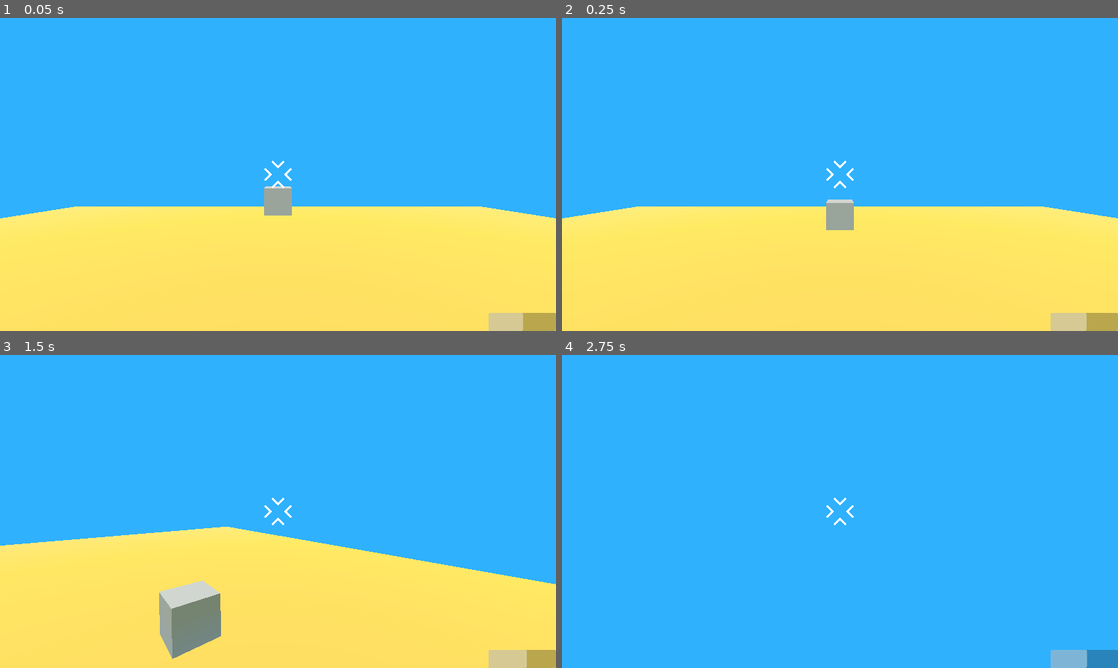
Above: before the commit, frames 1-4 (two rows, left to right).
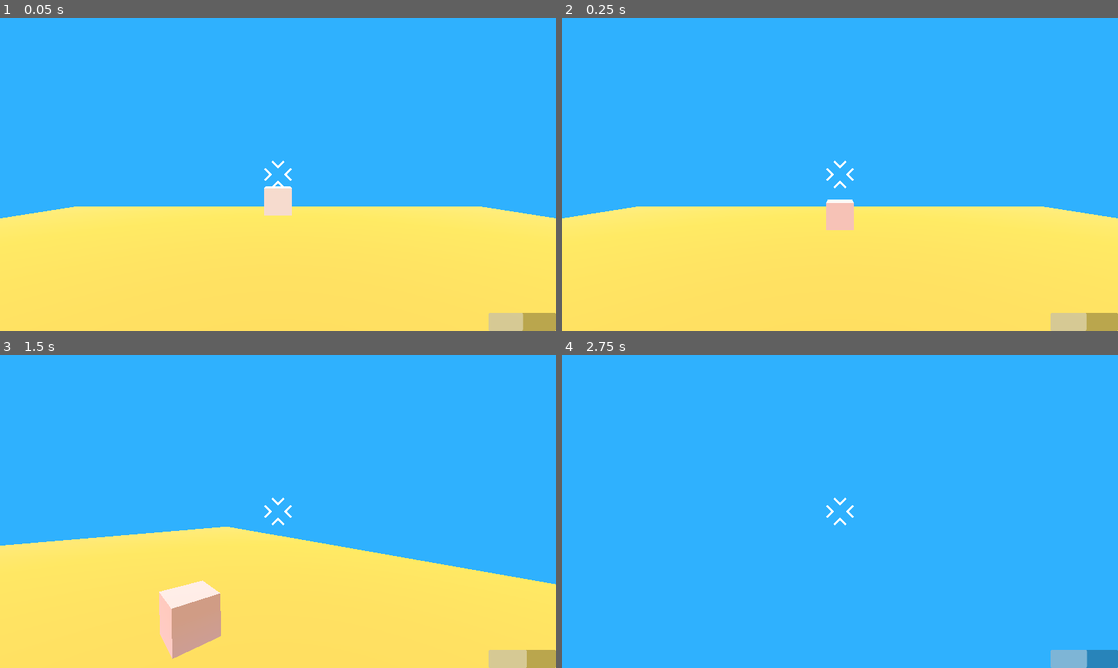
Above: after the commit, the same moments.

Repository: TheShadowfun/StoneX
Game: Godot game, scene res://game.tscn
Two runs of this game, one before a commit and one after it. Both use one fixed random seed, a clock stepped at 60 frames per second and the inputs below.
Inputs (mouse positions are in pixels of both pictures, inside the frame that each line leads up to):
- Up to frame 1 (0.05 s): no input
- Up to frame 2 (0.25 s): no input
- Up to frame 3 (1.5 s): tap Enter (ui_accept) at 0.5, 0.8, 1.35 s; move the mouse to (305, 511) at 0.52 s; hold W (move_forward) from 0.53 s (still down); click (305, 511) at 0.6 s; tap Space (jump) at 0.77 s; move the mouse to (250, 511) at 1.27 s
- Up to frame 4 (2.75 s): keep holding W (move_forward); tap Space (jump) at 1.52 s; click (812, 511) at 1.55 s; move the mouse to (851, 505) at 2.02 s; click (851, 505) at 2.1 s; tap Enter (ui_accept) at 2.3 s

The runs differ from the first frame. In frame 1, 0.5% of the frame differs, in the area x 47-53%, y 53-64%; in frame 2, 0.5%; in frame 3, 2.1%, in the area x 28-40%, y 72-98%; in frame 4, nothing differs.

Commit message:
Added functionilty to delete things upon button press, added highlights to movables

Diff:
--- /dev/null
+++ b/add_to_button_group.gd
@@ -0,0 +1,11 @@
+extends RigidBody3D
+
+@onready var player = %Player
+
+func _ready() -> void:
+	add_to_group("button")
+	if player.has_signal("sun_level_changed"):
+		player.connect("button_pressed", Callable(self, "interact"))
+
+func interact():
+	queue_free()
--- /dev/null
+++ b/add_to_movable_group.gd
@@ -0,0 +1,69 @@
+extends RigidBody3D
+
+@onready var timer = $Timer
+@export var pulse_speed: float = 1.75
+@export var pulse_intensity: float = 0.5
+@export var base_color: Color = Color(1.0, 1.0, 1.0, 1.0)
+@export var glow_color: Color = Color(1.0, 0.3, 0.3, 1.0)
+
+var _is_glowing: bool = false
+var _time: float = 0.0
+var _original_materials = []
+var _material_overrides = []
+
+func _ready():
+	add_to_group("movable")
+	# Store original materials for all mesh instances
+	if !has_node("Timer"):
+		timer = Timer.new()
+		timer.name = "Timer"
+		add_child(timer)
+
+	for child in get_children():
+		if child is MeshInstance3D:
+			var mesh_instance = child as MeshInstance3D
+			_original_materials.append(mesh_instance.get_surface_override_material(0))
+
+			# Create material override for glowing
+			var material = mesh_instance.get_surface_override_material(0)
+			if material == null:
+				material = StandardMaterial3D.new()
+
+			var glow_material = material.duplicate()
+			_material_overrides.append(glow_material)
+
+func _physics_process(delta: float) -> void:
+	if _is_glowing:
+		_time += delta * pulse_speed
+		var pulse_factor = (sin(_time * 3.0) + 1.0) * 0.5 * pulse_intensity
+
+		# Apply pulsing red color to all mesh instances
+		var i = 0
+		for child in get_children():
+			if child is MeshInstance3D and i < _material_overrides.size():
+				var material = _material_overrides[i]
+				if material is StandardMaterial3D:
+					# Blend between base color and glow color based on pulse factor
+					material.albedo_color = base_color.lerp(glow_color, pulse_factor)
+				child.set_surface_override_material(0, material)
+				i += 1
+
+func start_glowing() -> void:
+	if not _is_glowing:
+		_is_glowing = true
+		_time = 0.0
+		timer.start(2)  # Auto-stop glowing after 3 seconds
+		timer.connect("timeout", Callable(self, "stop_glowing"), CONNECT_ONE_SHOT)
+
+func stop_glowing() -> void:
+	_is_glowing = false
+
+	# Restore original materials
+	var i = 0
+	for child in get_children():
+		if child is MeshInstance3D and i < _original_materials.size():
+			child.set_surface_override_material(0, _original_materials[i])
+			i += 1
+
+func is_glowing() -> bool:
+	return _is_glowing
--- a/game.tscn
+++ b/game.tscn
@@ -1,8 +1,9 @@
-[gd_scene load_steps=10 format=3 uid="uid://dp1ssc7axru8s"]
+[gd_scene load_steps=12 format=3 uid="uid://dp1ssc7axru8s"]
 
 [ext_resource type="PackedScene" uid="uid://gck77unp7j6h" path="res://player/player.tscn" id="1_80nbo"]
 [ext_resource type="PackedScene" uid="uid://b61k0i5ssm222" path="res://sun_beams/sun_beam_areas.tscn" id="2_e2o6t"]
 [ext_resource type="PackedScene" uid="uid://cnlvka2mkfccu" path="res://battery_hud/battery_level_hud.tscn" id="2_feb5d"]
+[ext_resource type="Script" uid="uid://c3up7ayl1aj6d" path="res://add_to_movable_group.gd" id="4_fc0e3"]
 
 [sub_resource type="StandardMaterial3D" id="StandardMaterial3D_80nbo"]
 albedo_color = Color(0.9740191, 0.6062529, 0, 1)
@@ -29,6 +30,9 @@
 
 [sub_resource type="BoxMesh" id="BoxMesh_fc0e3"]
 size = Vector3(0.5, 0.5, 0.5)
+
+[sub_resource type="StandardMaterial3D" id="StandardMaterial3D_fc0e3"]
+albedo_color = Color(0.76862746, 1, 1, 1)
 
 [node name="game" type="Node3D"]
 
@@ -63,9 +67,11 @@
 
 [node name="RigidBody3D" type="RigidBody3D" parent="."]
 transform = Transform3D(1, 0, 0, 0, 1, 0, 0, 0, 1, 0, 1, -4)
+script = ExtResource("4_fc0e3")
 
 [node name="CollisionShape3D" type="CollisionShape3D" parent="RigidBody3D"]
 shape = SubResource("BoxShape3D_feb5d")
 
 [node name="MeshInstance3D" type="MeshInstance3D" parent="RigidBody3D"]
 mesh = SubResource("BoxMesh_fc0e3")
+surface_material_override/0 = SubResource("StandardMaterial3D_fc0e3")
--- a/player/character_body_3d.gd
+++ b/player/character_body_3d.gd
@@ -22,6 +22,8 @@
 
 # State tracking
 var held_object: RigidBody3D = null
+var highlighting_interactable = false
+var interactable = null
 
 
 var _sun_level = 5.0 #should only be modified through intermediate functions
@@ -32,6 +34,7 @@
 const sun_decay_per_second = -0.2
 
 signal sun_level_changed(new_level: float)
+signal button_pressed()
 
 func _ready():
 	grab_ray.target_position.z = -max_pickup_distance
@@ -108,20 +111,6 @@
 	var forward = -camera.global_transform.basis.z
 	hold_position.global_transform.origin = camera.global_transform.origin + forward * hold_distance
 
-func try_grab_object():
-	grab_ray.force_raycast_update()
-	if grab_ray.is_colliding():
-		var target = grab_ray.get_collider()
-		if target is RigidBody3D:
-			held_object = target
-			held_object_original_layers = held_object.collision_layer
-			held_object_original_masks = held_object.collision_mask
-			held_object.collision_layer = 2  # Remove layer 1
-			held_object.collision_mask = 2
-			held_object.gravity_scale = 0.0
-			held_object.linear_damp = 10
-			held_object.angular_damp = 10
-
 func release_object():
 	if held_object:
 		held_object.gravity_scale = 5.0
@@ -153,6 +142,28 @@
 	_sun_level = clamp(_sun_level + change, _sun_level_min, _sun_level_max)
 	emit_signal("sun_level_changed", _sun_level)
 
+func detect_interactables():
+	grab_ray.force_raycast_update()
+	if grab_ray.is_colliding():
+		var target = grab_ray.get_collider()
+		if target.is_in_group("button") and Input.is_action_just_pressed("ui_accept"):
+			emit_signal("button_pressed")
+			return
+
+		if target.is_in_group("movable"):
+			if Input.is_action_just_pressed("gravity_grab"):
+				held_object = target
+				held_object_original_layers = held_object.collision_layer
+				held_object_original_masks = held_object.collision_mask
+				held_object.collision_layer = 2  #Set object to different collision layer, which player isn't on
+				held_object.collision_mask = 2
+				held_object.gravity_scale = 0.0
+				held_object.linear_damp = 10
+				held_object.angular_damp = 10
+
+			elif not target.is_glowing():
+				target.start_glowing()
+
 func _physics_process(delta):
 	const SPEED = 5.5
 
@@ -172,17 +183,16 @@
 	# magnet grabbing
 	update_hold_position()
 
-	if Input.is_action_just_pressed("gravity_grab"):
-		if held_object:
-			release_object()
-		else:
-			try_grab_object()
-
 	if held_object:
 		move_held_object(delta)
 		rotate_held_object(delta)
 		apply_camera_rotation_to_held_object()
 
+		if Input.is_action_just_pressed("gravity_grab"):
+			release_object()
+
+	detect_interactables()
+
 	if Input.is_action_just_pressed("jump") and is_on_floor():
 		velocity.y = 10
 	elif Input.is_action_just_released("jump") and velocity.y > 0.0:
Not shown, added: add_to_button_group.gd.uid
Not shown, added: add_to_movable_group.gd.uid
